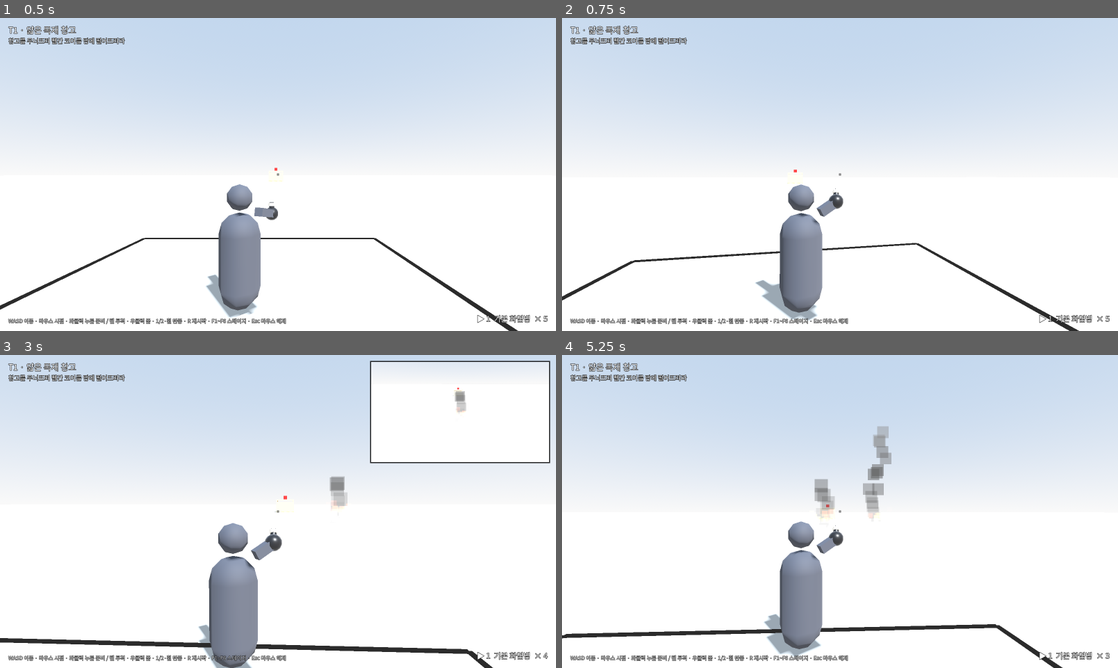
Above: before the commit, frames 1-4 (two rows, left to right).
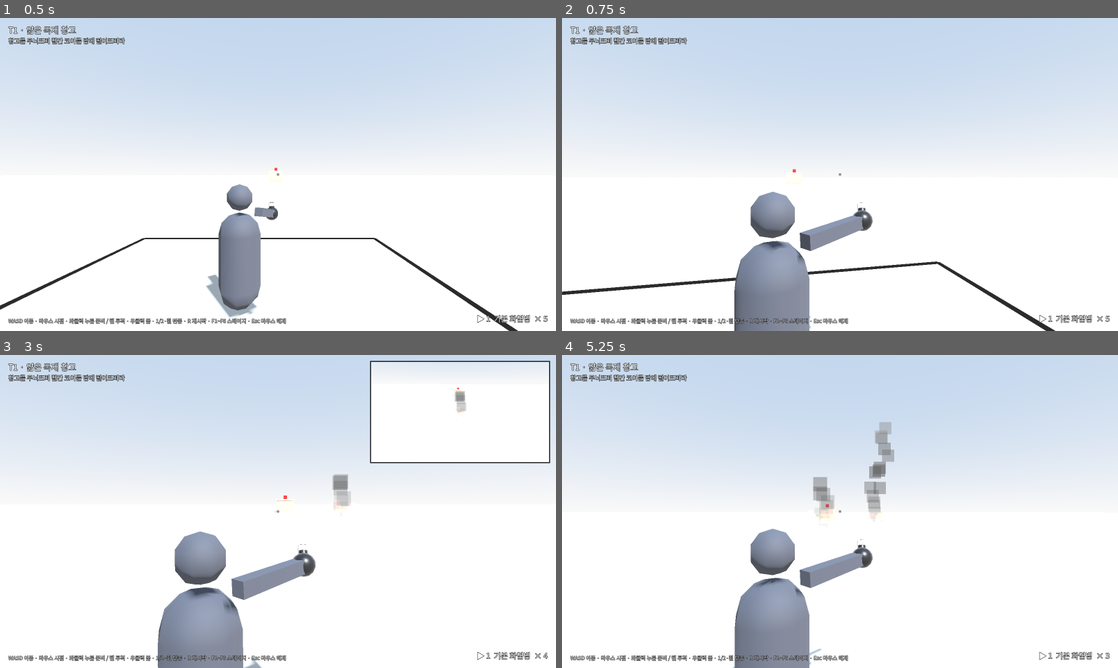
Above: after the commit, the same moments.

Repository: NeverB0re/mad-goblin-firebomb
Game: Godot game, scene res://scenes/main.tscn
The game is run twice, just before and just after one commit, with the same random seed, the same clock (stepped at 60 frames per second) and the same inputs.
Inputs (mouse positions are in pixels of both pictures, inside the frame that each line leads up to):
- Up to frame 1 (0.5 s): no input
- Up to frame 2 (0.75 s): tap Enter (next_stage) at 0.5 s; move the mouse to (867, 174) at 0.52 s; hold W (move_forward) from 0.53 s (still down); hold 1 (ammo_1) from 0.53 s (still down); click (867, 174) at 0.67 s
- Up to frame 3 (3 s): keep holding W (move_forward); move the mouse to (250, 511) at 1.27 s; release 1 (ammo_1) at 1.28 s; tap 2 (ammo_2) at 1.35 s; move the mouse to (289, 505) at 2.02 s; hold Enter (next_stage) 2.03-2.78 s; move the mouse to (272, 517) at 2.77 s; right-click (272, 517) at 2.85 s; click (272, 517) at 2.92 s
- Up to frame 4 (5.25 s): keep holding W (move_forward); move the mouse to (878, 514) at 3.52 s; tap Keypad Enter at 3.6 s; move the mouse to (795, 508) at 4.27 s; tap 1 (ammo_1) at 4.35 s; move the mouse to (845, 511) at 5.02 s; hold 2 (ammo_2) from 5.03 s (still down); click (845, 511) at 5.17 s

Frame 1 is identical in both runs. In frame 2, 7.7% of the frame differs, in the area x 0-93%, y 48-100%; in frame 3, 7.9%, in the area x 0-89%, y 38-100%; in frame 4, 7.5%.

Commit message:
준비 자세에서 1인칭으로 줌인
- 좌클릭 누름 동안 카메라가 같은 조준선을 따라 1인칭까지 이동, 몸과 팔은 숨김
- 들어 올린 화염병이 화면 오른쪽 아래에 살짝 보이도록 배치
- 투척 출발점·방향을 시점 회전 중심 기준으로 계산해 줌 중에도 불변

Co-Authored-By: Claude Opus 5.5 <noreply@anthropic.com>

Diff:
--- a/scripts/player.gd
+++ b/scripts/player.gd
@@ -2,6 +2,7 @@
 extends CharacterBody3D
 ## 3인칭(어깨 너머) 플레이어. 투척 구역 안에서만 이동하고, 시선의 위아래 각도가 곧 투척 각도다.
 ## 투척 출발점(오른손)은 카메라 중심선 위에 있어서 화면 중앙의 점과 투척 방향이 정확히 일치한다.
+## 좌클릭을 누르고 있으면 카메라가 같은 중심선을 따라 앞으로 미끄러져 1인칭으로 줌인한다.
 
 signal throw_requested(origin: Vector3, direction: Vector3)
 signal slot_requested(index: int)
@@ -15,6 +16,8 @@
 const CAMERA_OFFSET := Vector3(0.55, 0.3, 3.2)
 ## 오른손 위치 = 카메라 중심선 위의 앞쪽 점
 const HAND_FORWARD := 0.45
+## 준비 자세(1인칭)에서의 카메라 깊이. 중심선 위에서 z만 바뀌므로 조준은 그대로다
+const FIRST_PERSON_Z := 0.1
 const THROW_COOLDOWN := 0.6
 
 var zone_min := Vector2(-3, -3)
@@ -36,7 +39,8 @@
 var _shake_t := 0.0
 
 const HELD_REST := Vector3(0.45, -0.32, -0.35)
-const HELD_WIND := Vector3(0.55, 0.22, 0.4)
+## 1인칭 화면 오른쪽 아래에 들어 올린 화염병이 살짝 보이는 위치
+const HELD_WIND := Vector3(1.2, 0.02, -0.62)
 const HELD_FOLLOW := Vector3(0.3, -0.05, -0.75)
 
 
@@ -122,13 +126,14 @@
 
 
 ## 화면 중앙(조준점)에서 나가는 투척 방향과 출발점.
+## 카메라가 줌인 중이어도 값이 바뀌지 않도록 시점 회전 중심(head) 기준으로 계산한다.
 func throw_direction() -> Vector3:
-	return -camera.global_transform.basis.z
+	return -head.global_transform.basis.z
 
 
 func throw_origin() -> Vector3:
 	# 카메라 중심선 위, 플레이어 오른손 위치
-	return camera.global_position + throw_direction() * (CAMERA_OFFSET.z + HAND_FORWARD)
+	return head.global_transform * Vector3(CAMERA_OFFSET.x, CAMERA_OFFSET.y, -HAND_FORWARD)
 
 
 func look_at_angles(yaw: float, pitch_rad: float) -> void:
@@ -194,6 +199,13 @@
 		_arm.scale = Vector3(1, 1, maxf(0.3, shoulder.distance_to(hand) / 0.45))
 		if shoulder.distance_to(hand) > 0.01:
 			_arm.look_at(head.to_global(hand), head.global_transform.basis.y)
+	# 준비 자세: 같은 중심선을 따라 1인칭까지 줌인, 몸은 숨긴다
+	var fp := ease(_wind, -2.0)
+	camera.position = Vector3(CAMERA_OFFSET.x, CAMERA_OFFSET.y, lerpf(CAMERA_OFFSET.z, FIRST_PERSON_Z, fp))
+	if _body:
+		_body.visible = fp < 0.6
+	if _arm:
+		_arm.visible = fp < 0.6
 	_shake = maxf(0.0, _shake - delta * 1.8)
 	_shake_t += delta
 	var s := _shake * _shake * 0.35
